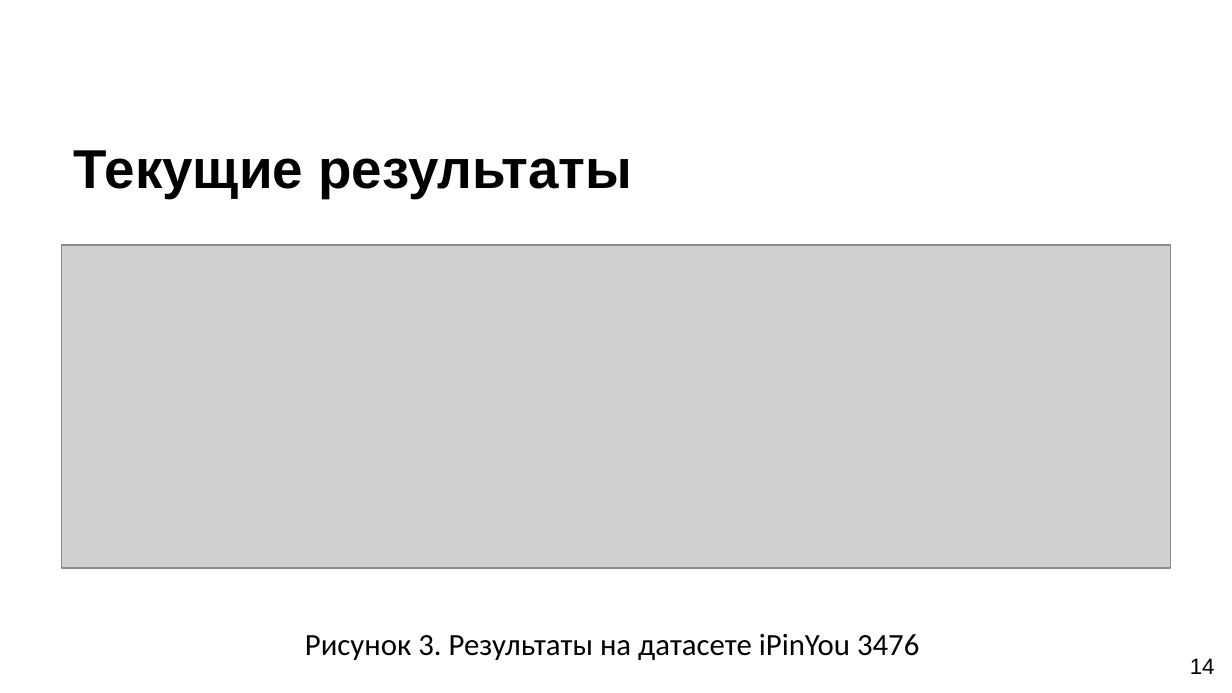
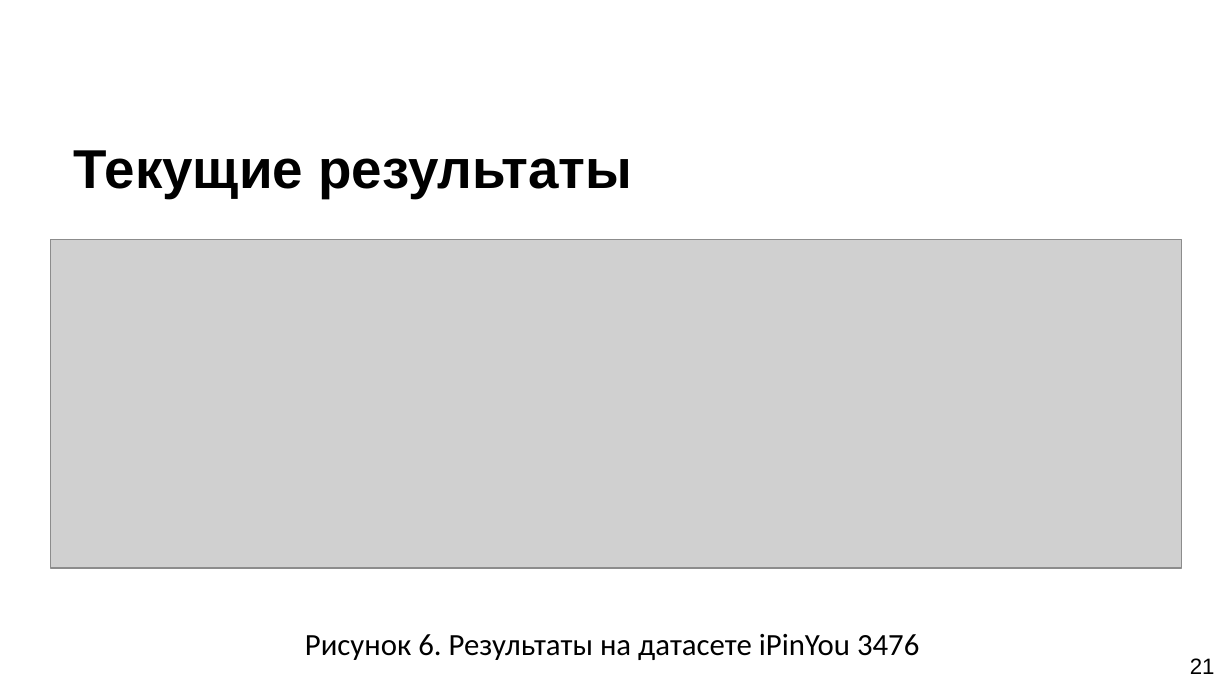
Before and after one commit to SerTelnov/landscape-forecasting, a slide deck: slide 21 of stuff/docs/2020-pps-forecasting.pptx (slide 14 before the commit). Drawn at 1232x693 pixels with LibreOffice and Linux fonts; fonts in the diff are those of the drawing; grey boxes stand for pictures; background and template pictures are left out. Boxes give left, top, right and bottom in pixels: in the first picture for what was removed or moved away, otherwise in the second. Text is boxed around its words. In the diff, an @@ line names an element or a change of style, - is before the commit and + after.

```diff
--- a/stuff/docs/2020-pps-forecasting.pptx
+++ b/stuff/docs/2020-pps-forecasting.pptx
@@ picture: place and size @@
-picture at (62, 245, 1170, 568)
+picture at (51, 239, 1181, 568)
@@ text at (305, 634, 919, 660): text changed @@
-Рисунок 3. Результаты на датасете iPinYou 3476
+Рисунок 6. Результаты на датасете iPinYou 3476
@@ page number at (1190, 658, 1215, 674): text changed @@
-14
+21
```
Also in this commit, not shown: 11 other slides changed, 9 slides added, 2 slides removed.
